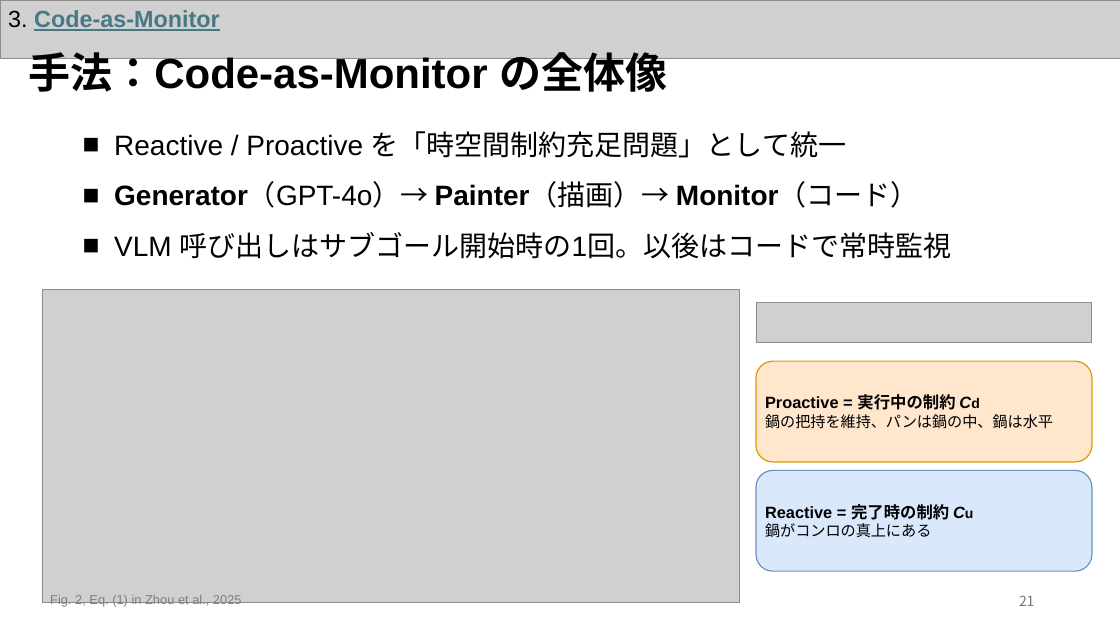
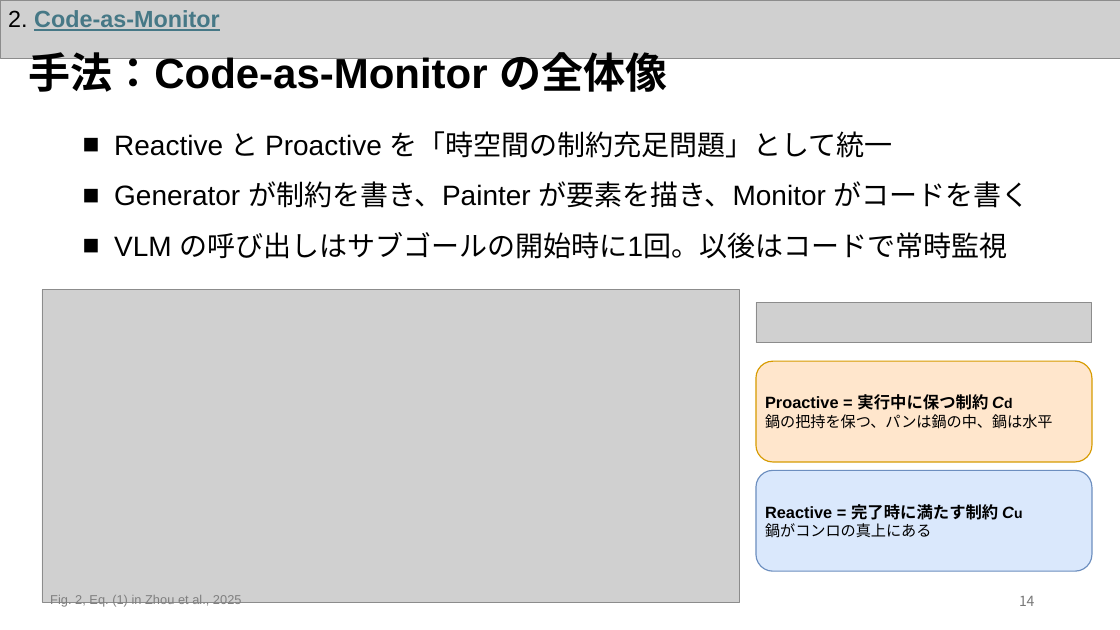
Before and after one commit to Azuma413/PaperPresentationSlides, a slide deck: slide 15 of 20261105_KaneyoshiHiratsuka_SurveySlide.pptx (slide 22 before the commit). Drawn at 1120x630 pixels with LibreOffice and Linux fonts; fonts in the diff are those of the drawing; grey boxes stand for pictures. Boxes give left, top, right and bottom in pixels: in the first picture for what was removed or moved away, otherwise in the second. Text is boxed around its words. In the diff, an @@ line names an element or a change of style, - is before the commit and + after.

```diff
--- a/20261105_KaneyoshiHiratsuka_SurveySlide.pptx
+++ b/20261105_KaneyoshiHiratsuka_SurveySlide.pptx
@@ text at <box>8,10,219,31</box>: text changed @@
-3. Code-as-Monitor
+2. Code-as-Monitor
@@ text at <box>114,131,1030,259</box>: text changed @@
-■ Reactive / Proactive を「時空間制約充足問題」として統一
-■ Generator（GPT-4o）→ Painter（描画）→ Monitor（コード）
-■ VLM 呼び出しはサブゴール開始時の1回。以後はコードで常時監視
+■ Reactive と Proactive を「時空間の制約充足問題」として統一
+■ Generator が制約を書き、Painter が要素を描き、Monitor がコードを書く
+■ VLM の呼び出しはサブゴールの開始時に1回。以後はコードで常時監視
@@ text in rounded rectangle at <box>765,394,1053,429</box>: text changed; size 13 to 14 pt; bold on @@
-Proactive = 実行中の制約 Cd
-鍋の把持を維持、パンは鍋の中、鍋は水平
+Proactive = 実行中に保つ制約 Cd
+鍋の把持を保つ、パンは鍋の中、鍋は水平
@@ text in rounded rectangle at <box>765,504,998,520</box>: text changed @@
-Reactive = 完了時の制約 Cu
+Reactive = 完了時に満たす制約 Cu
@@ page number at <box>1019,596,1035,606</box>: text changed @@
-21
+14
```
Also in this commit, not shown: 24 other slides changed, 2 slides added, 2 slides removed, 46 other files.
